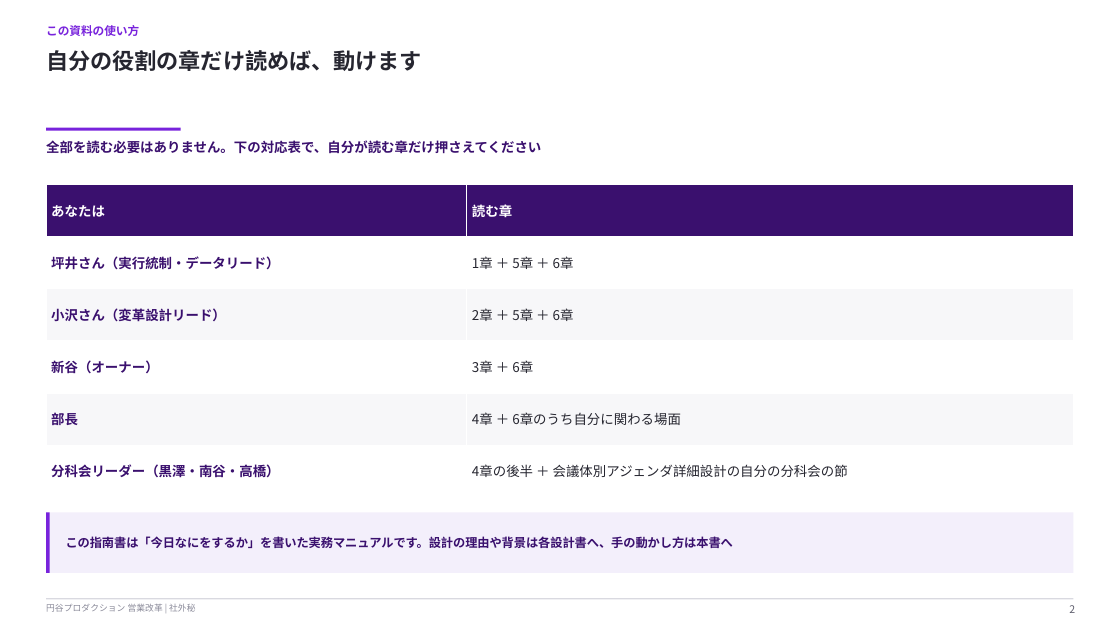
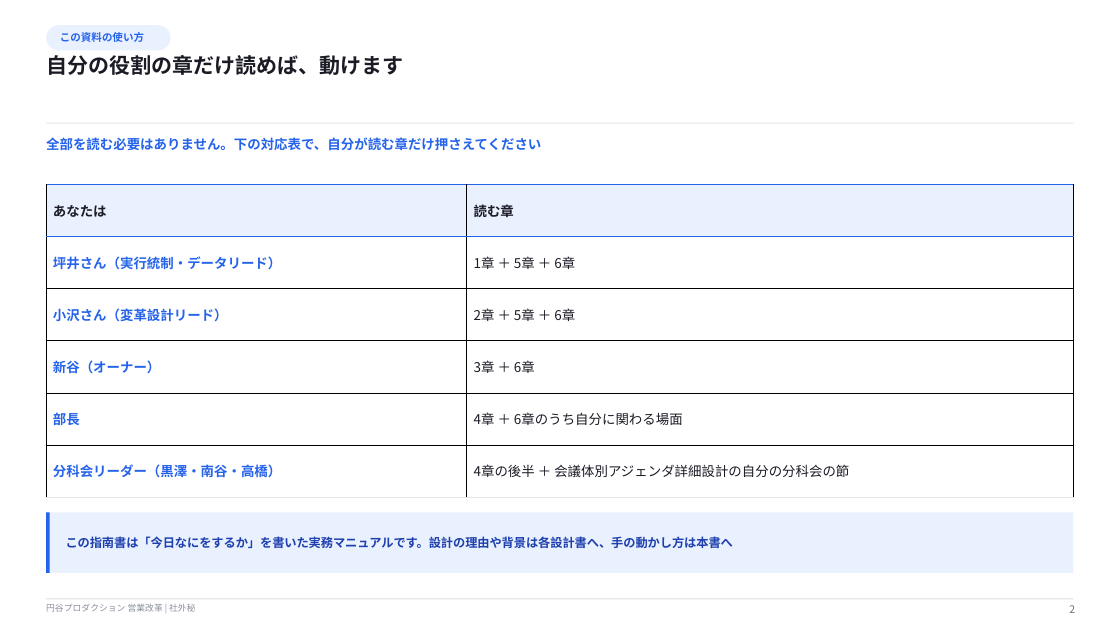
Before and after one commit to hayatoshintani-spe/kessho-lens, a slide deck: slide 2 of docs/営業改革_運用指南書_説明資料.pptx. Drawn at 1120x630 pixels with LibreOffice and Linux fonts; fonts in the diff are those of the drawing. Boxes give left, top, right and bottom in pixels: in the first picture for what was removed or moved away, otherwise in the second. Text is boxed around its words. In the diff, an @@ line names an element or a change of style, - is before the commit and + after.

```diff
--- a/docs/営業改革_運用指南書_説明資料.pptx
+++ b/docs/営業改革_運用指南書_説明資料.pptx
@@ rounded rectangle "この資料の使い方": place and size @@
-rounded rectangle "この資料の使い方" at bbox=[46, 25, 139, 36]
+rounded rectangle "この資料の使い方" at bbox=[46, 25, 171, 50]
@@ rounded rectangle "この資料の使い方" at bbox=[46, 25, 171, 50]: size 10 to 9 pt, text colour #7823DC to #2563EB; less space between paragraphs; vertical alignment top to middle; fill none to #EAF1FE @@
@@ text "自分の役割の章だけ読めば、動けます" at bbox=[46, 55, 403, 75]: size 19 to 18 pt, text colour #262630 to #1B1B26 @@
@@ text "全部を読む必要はありません。下の対応表で、自分が読む章だけ押さえてください" at bbox=[46, 137, 541, 151]: text colour #3A106E to #2563EB @@
@@ rectangle removed at bbox=[46, 128, 181, 131] @@
@@ rectangle added at bbox=[46, 123, 1074, 124], fill #E5E7EB @@
@@ table at bbox=[46, 185, 1074, 497] @@
@@ fill #3A106E to #EAF1FE in row 1 @@
@@ fill #F7F7F9 to #FFFFFF in 4 cells @@
@@ text colour #FFFFFF to #1B1B26 in "あなたは", "読む章" @@
@@ text colour #3A106E to #2563EB in "坪井さん（実行統制・データリード）", "小沢さん（変革設計リード）", "新谷（オーナー）", "部長" and 1 more places @@
@@ text colour #262630 to #1B1B26 in "1章 ＋ 5章 ＋ 6章", "2章 ＋ 5章 ＋ 6章", "3章 ＋ 6章", "4章 ＋ 6章のうち自分に関わる場面" and 1 more places @@
@@ borders changed @@
@@ rectangle at bbox=[46, 513, 1074, 573]: fill #F3EFFB to #EAF1FE @@
@@ rectangle at bbox=[46, 513, 50, 573]: fill #7823DC to #2563EB @@
@@ text "この指南書は「今日なにをするか」を書いた実務マニュアルです。設計の理由や背景は各設計書へ、手の動かし方は本書へ" at bbox=[66, 536, 733, 548]: text colour #3A106E to #1E40AF @@
@@ text "2" at bbox=[1069, 605, 1075, 613]: text colour #5F5F6E to #6B7280 @@
```
Also in this commit, not shown: 12 other slides changed, 7 other files.
